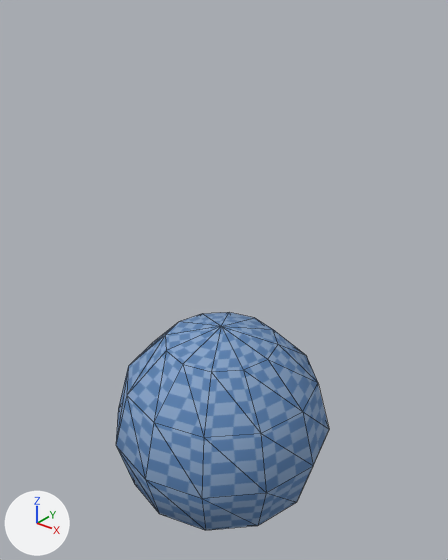
Renders of the FBX model samples/animation/assets/sphereMorph.FBX from each side of a commit.
The view is the same before and after, from a 50 mm lens placed at (2.95, -3.64, 3.71), pointed at (-0.04, 0.09, 1.4). The axes (+X, +Y, +Z) are drawn at lower left. The lights are the same throughout. Mesh edges are drawn as thin lines.
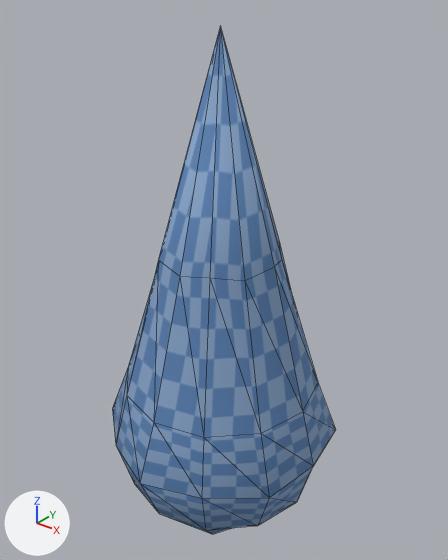
The newer file adds a shape key; the second version is drawn at full value of the shape key 'Sphere003' of 'Sphere001', and the change is written as the vertex moves it makes.

Boxes [x1, y1, x2, y2] around the edits, measured in the pictures (448 x 560 px; the box of a moved part takes in the faces that stretch with it):
'Sphere001', reshaped, moved, rescaled (132% taller): before [116, 312, 329, 530]; after [112, 26, 336, 534]
part 1 of me_mesh, moved or reshaped: before [127, 312, 318, 437]; after [127, 26, 318, 437]
part 2 of me_mesh, moved or reshaped: before [116, 370, 329, 530]; after [112, 368, 336, 534]

Patch to the scene script:
```diff
--- a/samples/animation/assets/sphereMorph.FBX.py
+++ b/samples/animation/assets/sphereMorph.FBX.py
@@ me_mesh @@
 me_mesh.from_pydata(...)  # 62 vertices, 120 faces; spans x -100.0..100.0, y -100.0..100.0, z -100.0..100.0
 # used by ob_sphere001; location = (0.000289, -0.00195, 0.0); scale = (0.01, 0.01, 0.01)
 # before: 1 (0.0, 50.0, 87.0) at pixel (254, 317), 3 (-43.0, 25.0, 87.0) at pixel (202, 313), 5 (-43.0, -25.0, 87.0) at pixel (165, 335), 7 (0.0, -50.0, 87.0) at pixel (182, 364), 9 (43.0, -25.0, 87.0) at pixel (243, 369)
 # before: 11 (43.0, 25.0, 87.0) at pixel (278, 344)
-me_mesh.vertices[0].co = (0.0, 0.0, 100.0)  # pixel (221, 326)
-me_mesh.vertices[2].co = (-25.0, 43.0, 87.0)  # pixel (229, 312)
-me_mesh.vertices[4].co = (-50.0, 0.0, 87.0)  # pixel (178, 321)
-me_mesh.vertices[6].co = (-25.0, -43.0, 87.0)  # pixel (166, 350)
-me_mesh.vertices[8].co = (25.0, -43.0, 87.0)  # pixel (211, 371)
-me_mesh.vertices[10].co = (50.0, 0.0, 87.0)  # pixel (267, 359)
-me_mesh.vertices[12].co = (25.0, 43.0, 87.0)  # pixel (272, 329)
-me_mesh.vertices[25].co = (0.0, 100.0, 0.0)
-me_mesh.vertices[27].co = (-87.0, 50.0, 0.0)
-me_mesh.vertices[29].co = (-87.0, -50.0, 0.0)  # pixel (118, 408)
-me_mesh.vertices[31].co = (0.0, -100.0, 0.0)  # pixel (145, 479)
-me_mesh.vertices[33].co = (87.0, -50.0, 0.0)  # pixel (266, 492)
-me_mesh.vertices[35].co = (87.0, 50.0, 0.0)  # pixel (329, 429)
-me_mesh.vertices[50].co = (-25.0, 43.0, -87.0)
-me_mesh.vertices[52].co = (-50.0, 0.0, -87.0)
-me_mesh.vertices[54].co = (-25.0, -43.0, -87.0)
-me_mesh.vertices[56].co = (25.0, -43.0, -87.0)
-me_mesh.vertices[58].co = (50.0, 0.0, -87.0)
-me_mesh.vertices[60].co = (25.0, 43.0, -87.0)
+# me_mesh part 1
+for i in [1, 3, 5, 7, 9, 11]: me_mesh.vertices[i].co += Vector((0.0, 0.0, 80.0))
+me_mesh.vertices[0].co = (0.0, 0.0, 342.0)  # pixel (220, 25)
+me_mesh.vertices[2].co = (-26.0, 46.0, 172.0)
+me_mesh.vertices[4].co = (-53.0, 0.0, 172.0)
+me_mesh.vertices[6].co = (-26.0, -46.0, 172.0)  # pixel (158, 259)
+me_mesh.vertices[8].co = (26.0, -46.0, 172.0)  # pixel (209, 277)
+me_mesh.vertices[10].co = (53.0, 0.0, 172.0)  # pixel (274, 266)
+me_mesh.vertices[12].co = (26.0, 46.0, 172.0)  # pixel (279, 241)
+# me_mesh part 2
+me_mesh.vertices[25].co = (0.0, 106.0, 0.0)
+me_mesh.vertices[27].co = (-92.0, 53.0, 0.0)
+me_mesh.vertices[29].co = (-92.0, -53.0, 0.0)  # pixel (112, 408)
+me_mesh.vertices[31].co = (0.0, -106.0, 0.0)  # pixel (139, 483)
+me_mesh.vertices[33].co = (92.0, -53.0, 0.0)  # pixel (269, 497)
+me_mesh.vertices[35].co = (92.0, 53.0, 0.0)  # pixel (335, 429)
+me_mesh.vertices[50].co = (-26.0, 46.0, -92.0)
+me_mesh.vertices[52].co = (-53.0, 0.0, -92.0)
+me_mesh.vertices[54].co = (-26.0, -46.0, -92.0)
+me_mesh.vertices[56].co = (26.0, -46.0, -92.0)  # pixel (212, 534)
+me_mesh.vertices[58].co = (53.0, 0.0, -92.0)
+me_mesh.vertices[60].co = (26.0, 46.0, -92.0)
 me_mesh.materials.append(mat_19___default)
@@ ob_sphere001 @@
 ob_sphere001 = bpy.data.objects.new('Sphere001', me_mesh)
-ob_sphere001.location = (0.000289, -0.00195, 0.0)
-ob_sphere001.scale = (0.01, 0.01, 0.01)
+ob_sphere001.parent = ob_dummy001
+ob_sphere001.location = (-18.93, 3.08, 0.0)
@@ ob_dummy001 @@
+ob_dummy001 = bpy.data.objects.new('Dummy001', None)
+ob_dummy001.location = (0.19, -0.0327, 0.0)
+ob_dummy001.scale = (0.01, 0.01, 0.01)
```
